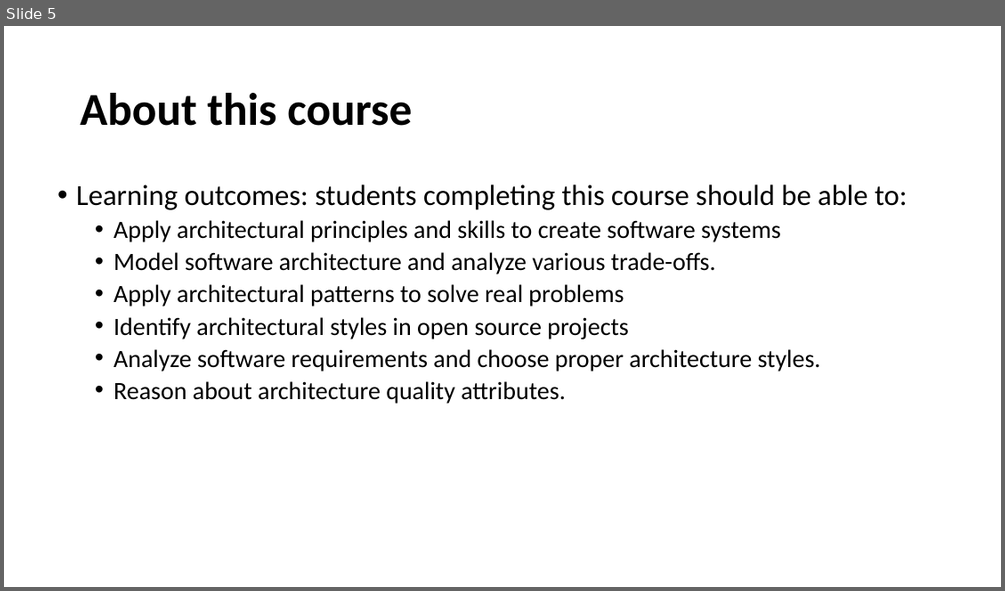
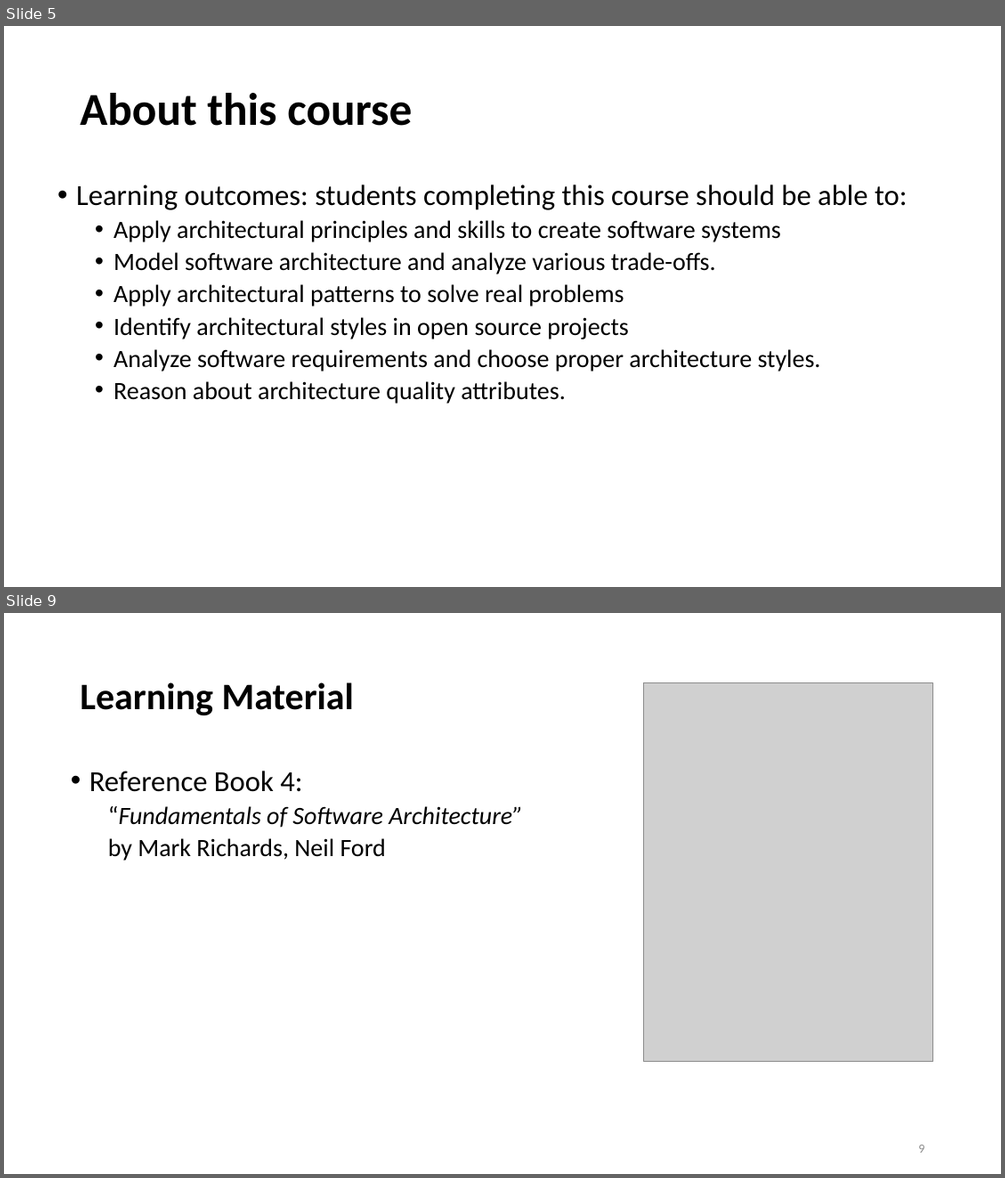
Before and after one commit to ArchitectingSoftware/SE577-SoftwareArchitecture, a slide deck: lectures/Week 1 - Course Overview.pptx. Shown one above the other, each under a label of ours: slide 5 before the commit, slides 5 and 9 after it; the slides between them are not shown. The pictures are 1005x591 and 1005x1178 pixels, drawn with LibreOffice and Linux fonts; fonts in the diff are those of the drawing; grey boxes stand for pictures. Boxes give left, top, right and bottom in pixels: in the first picture for what was removed or moved away, otherwise in the second. Text is boxed around its words. In the diff, an @@ line names an element or a change of style, - is before the commit and + after.

```diff
--- a/lectures/Week 1 - Course Overview.pptx
+++ b/lectures/Week 1 - Course Overview.pptx
@@ slide 9 added at (4, 613, 1001, 1174), background #FFFFFF @@
@@ title added at (80, 682, 354, 715), 36 pt, text #000000, bold @@
+Learning Material
@@ picture added at (644, 683, 933, 1061) @@
@@ text added at (89, 771, 523, 860), 24 pt, text #000000 @@
+• Reference Book 4:
+  “Fundamentals of Software Architecture”
+  by Mark Richards, Neil Ford
@@ page number added at (918, 1144, 924, 1152), 12 pt, text #8C8C8C @@
+9
```
Also in this commit, not shown: 5 slides changed, 1 other slide added, 28 slides removed, 1 other file.
